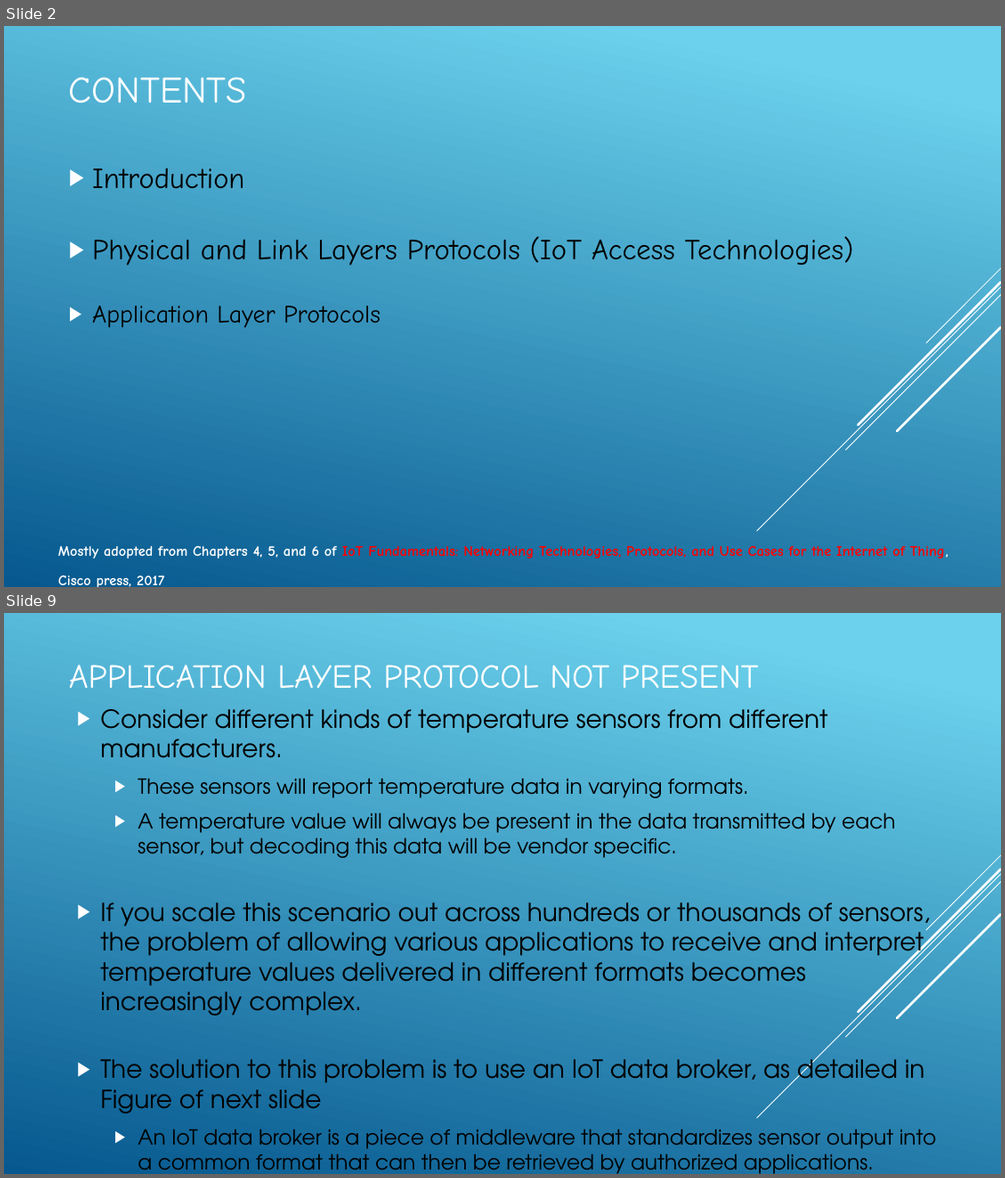
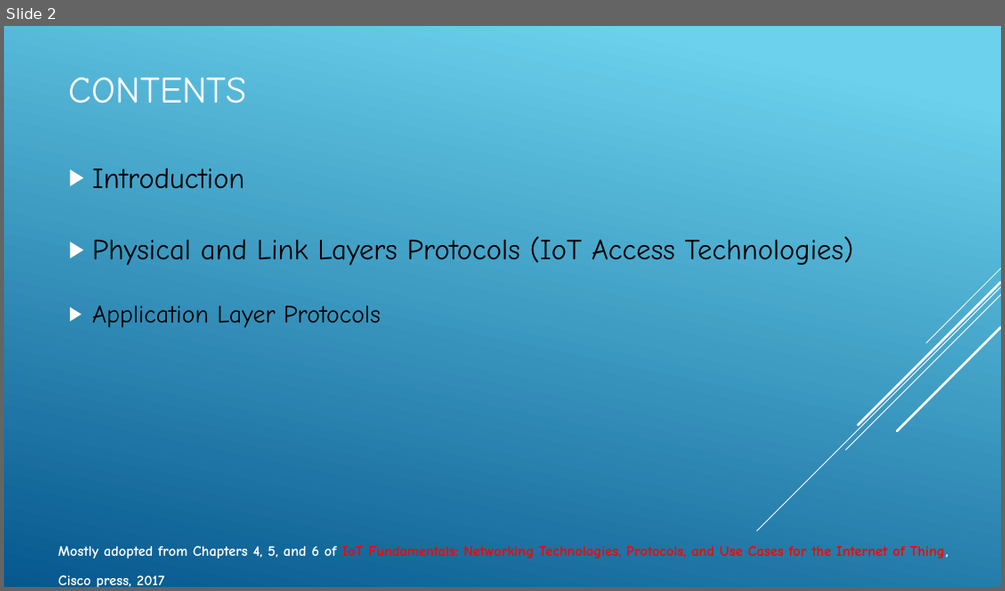
Before and after one commit to JaberBabaki/Advance-Computer-Network-Fall-2020, a slide deck: present/Lecture-4_IoT Open problem and challenge.pptx. Shown one above the other, each under a label of ours: slides 2 and 9 before the commit, slide 2 after it; the slides between them are not shown. The pictures are 1005x1178 and 1005x591 pixels, drawn with LibreOffice and Linux fonts; fonts in the diff are those of the drawing. Boxes give left, top, right and bottom in pixels: in the first picture for what was removed or moved away, otherwise in the second. Text is boxed around its words. In the diff, an @@ line names an element or a change of style, - is before the commit and + after.

```diff
--- a/present/Lecture-4_IoT Open problem and challenge.pptx
+++ b/present/Lecture-4_IoT Open problem and challenge.pptx
@@ slide 9 removed at [4, 613, 1001, 1174], background gradient #6ED2EB to #06588E; not listed: 5 template elements that a slide beside it also shows @@
@@ title removed at [69, 665, 759, 688] @@
-APPLICATION LAYER PROTOCOL NOT PRESENT
@@ text removed at [100, 709, 937, 1174] @@
-▶ Consider different kinds of temperature sensors from different manufacturers.
-  ▶ These sensors will report temperature data in varying formats.
-  ▶ A temperature value will always be present in the data transmitted by each sensor, but decoding this data will be vendor specific.
-▶ If you scale this scenario out across hundreds or thousands of sensors, the problem of allowing various applications to receive and interpret temperature values delivered in different formats becomes increasingly complex.
-▶ The solution to this problem is to use an IoT data broker, as detailed in Figure of next slide
-  ▶ An IoT data broker is a piece of middleware that standardizes sensor output into a common format that can then be retrieved by authorized applications.
```
Also in this commit, not shown: 1 slide changed, 49 other slides removed, 4 other files.
